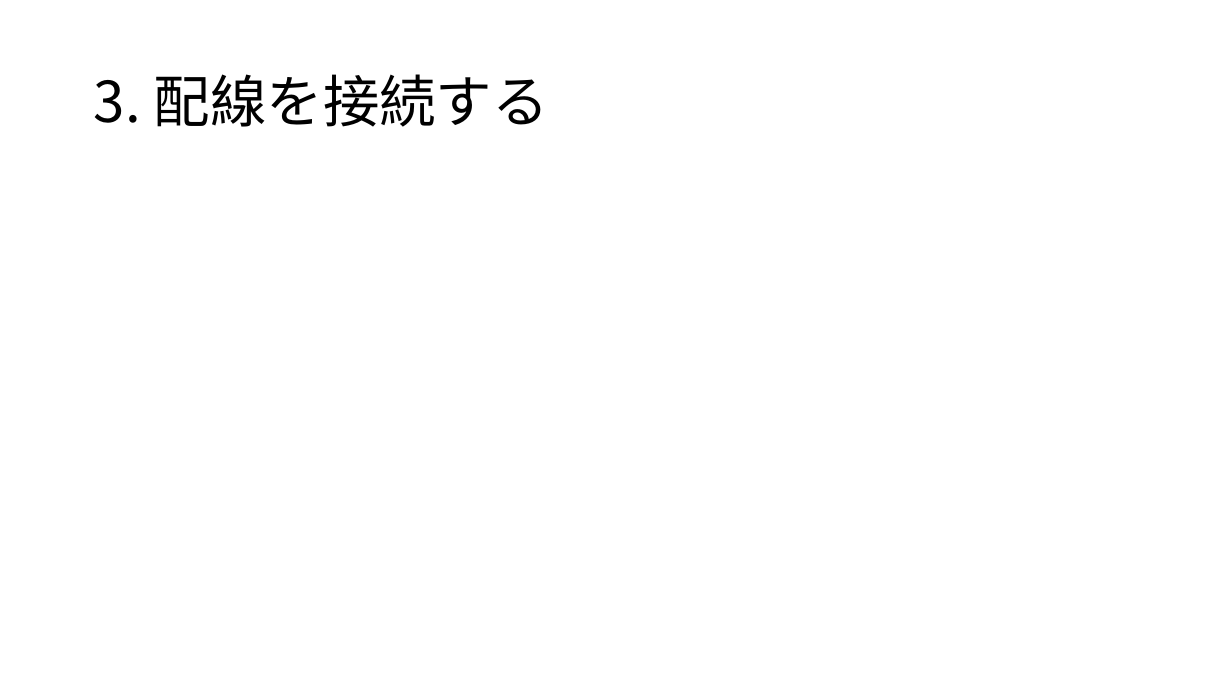
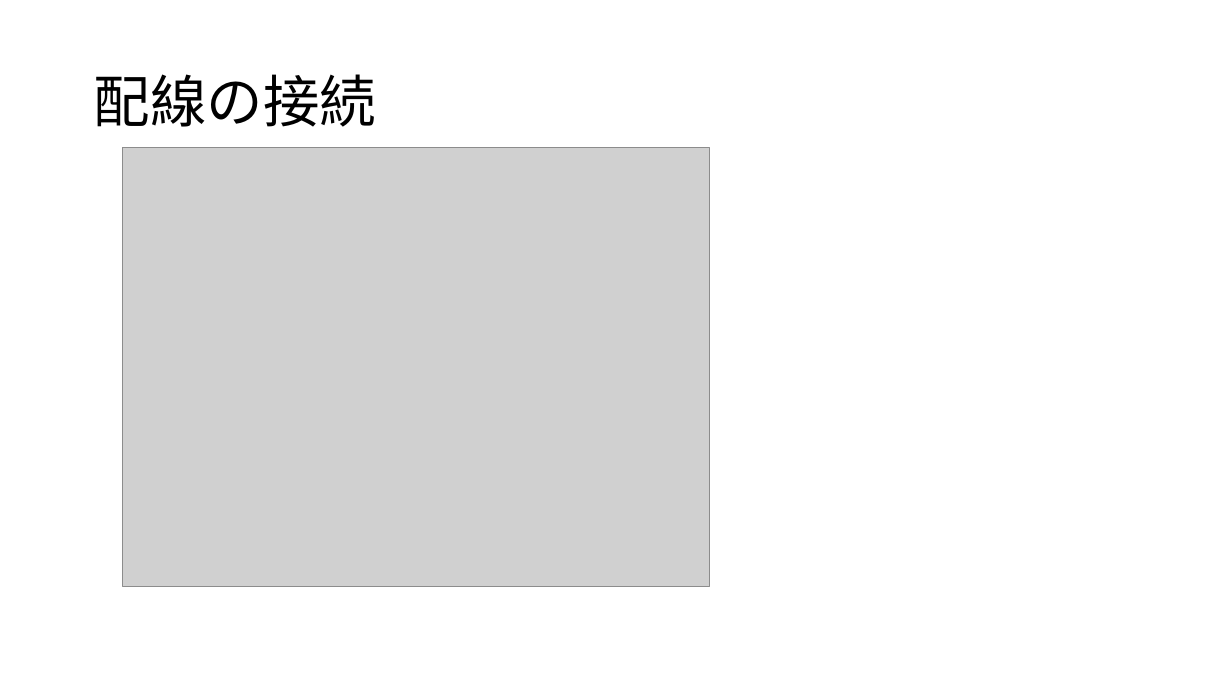
Before and after one commit to RyoichiYuda/SoundVelocity_App, a slide deck: slide 2 of 音速測定ノギスの使い方.pptx (slide 4 before the commit). Drawn at 1232x693 pixels with LibreOffice and Linux fonts; fonts in the diff are those of the drawing; grey boxes stand for pictures. Boxes give left, top, right and bottom in pixels: in the first picture for what was removed or moved away, otherwise in the second. Text is boxed around its words. In the diff, an @@ line names an element or a change of style, - is before the commit and + after.

```diff
--- a/音速測定ノギスの使い方.pptx
+++ b/音速測定ノギスの使い方.pptx
@@ title at [94,74,376,127]: text changed @@
-3. 配線を接続する
+配線の接続
@@ picture added at [123,147,709,587] @@
```
Also in this commit, not shown: 8 other slides changed, 5 other files.
